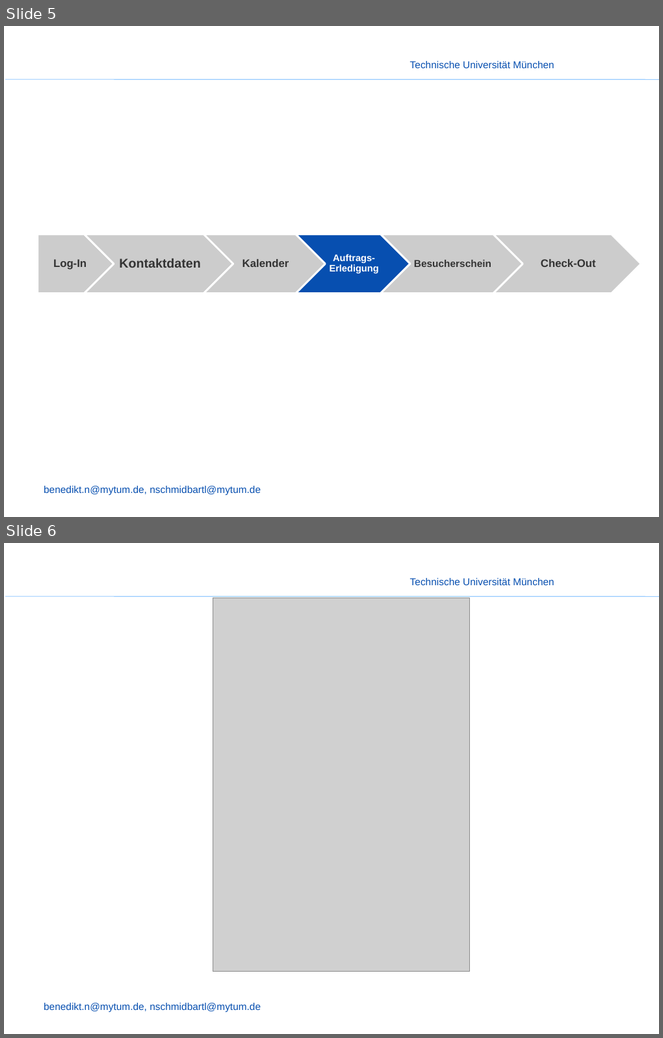
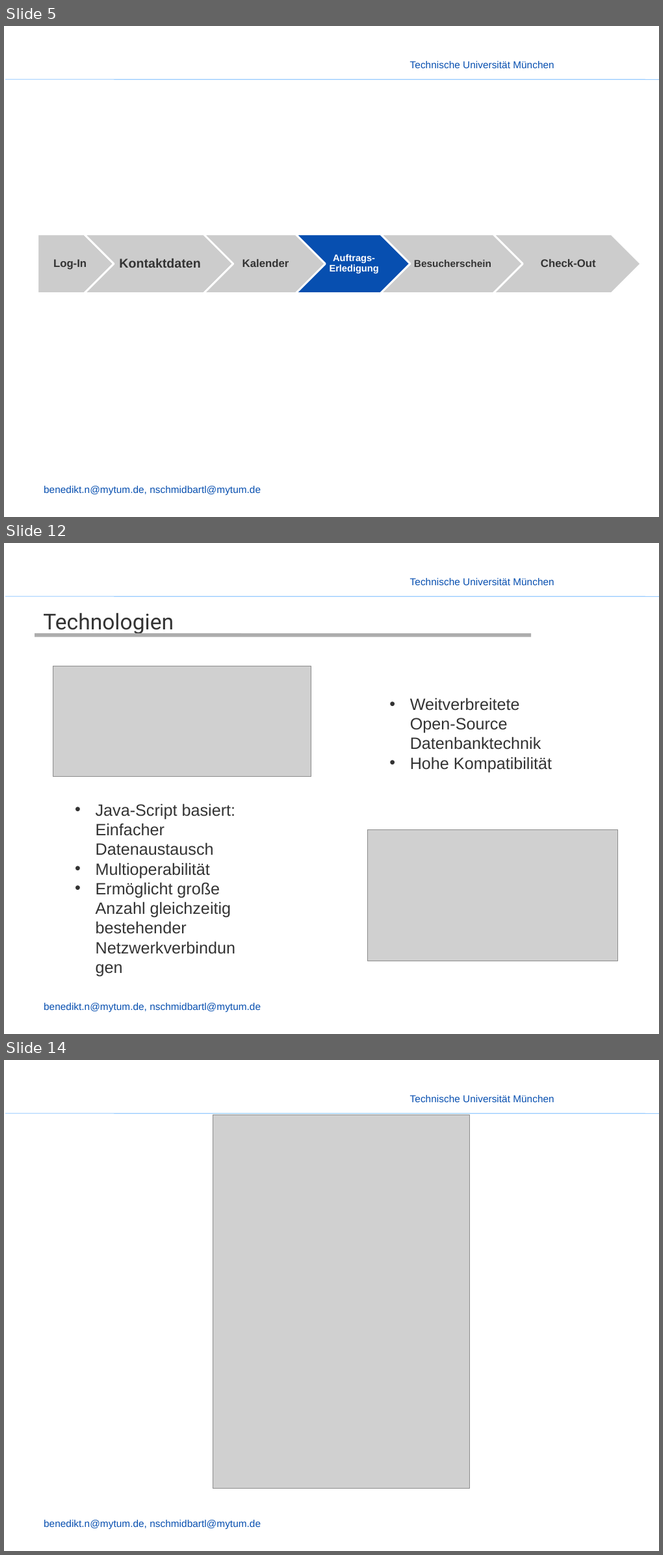
Before and after one commit to enjayes/logistikapp, a slide deck: Präsentation/Presentation - Nobbi.pptx. Shown one above the other, each under a label of ours: slides 5 and 6 before the commit, slides 5, 12 and 14 after it; the slides between them are not shown. The pictures are 663x1038 and 663x1555 pixels, drawn with LibreOffice and Linux fonts; fonts in the diff are those of the drawing; grey boxes stand for pictures; background and template pictures are left out. Boxes give left, top, right and bottom in pixels: in the first picture for what was removed or moved away, otherwise in the second. Text is boxed around its words. In the diff, an @@ line names an element or a change of style, - is before the commit and + after.

```diff
--- a/Präsentation/Presentation - Nobbi.pptx
+++ b/Präsentation/Presentation - Nobbi.pptx
@@ slide 12 added at [4,543,659,1034], background picture (left out); not listed: 3 template elements that a slide beside it also shows @@
@@ title added at [43,613,174,635], 24 pt, text #333333 @@
+  Technologien
@@ line added from (35, 635) to (531, 635), #ADADAD 4 pt @@
@@ picture added at [53,667,311,777] @@
@@ text added at [410,698,552,772], 18 pt, text #333333 @@
+• Weitverbreitete Open-Source Datenbanktechnik
+• Hohe Kompatibilität
@@ text added at [96,804,236,934], 18 pt, text #333333 @@
+• Java-Script basiert: Einfacher Datenaustausch
+• Multioperabilität
+• Ermöglicht große Anzahl gleichzeitig bestehender Netzwerkverbindungen
@@ picture added at [367,830,618,962] @@
@@ what was slide 6 is now slide 14 @@
```
Also in this commit, not shown: 3 slides changed, 5 other slides added, 2 slides removed.
